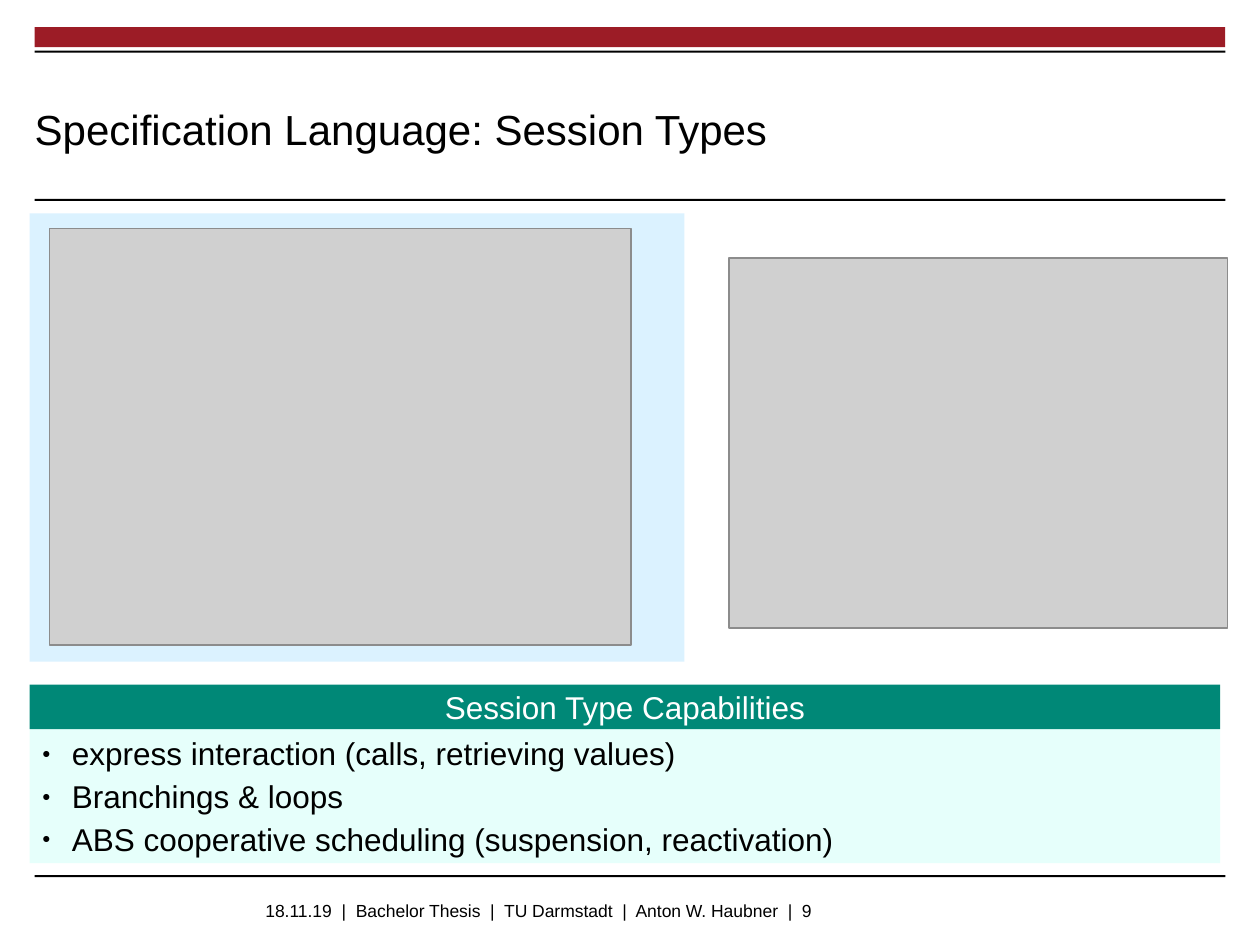
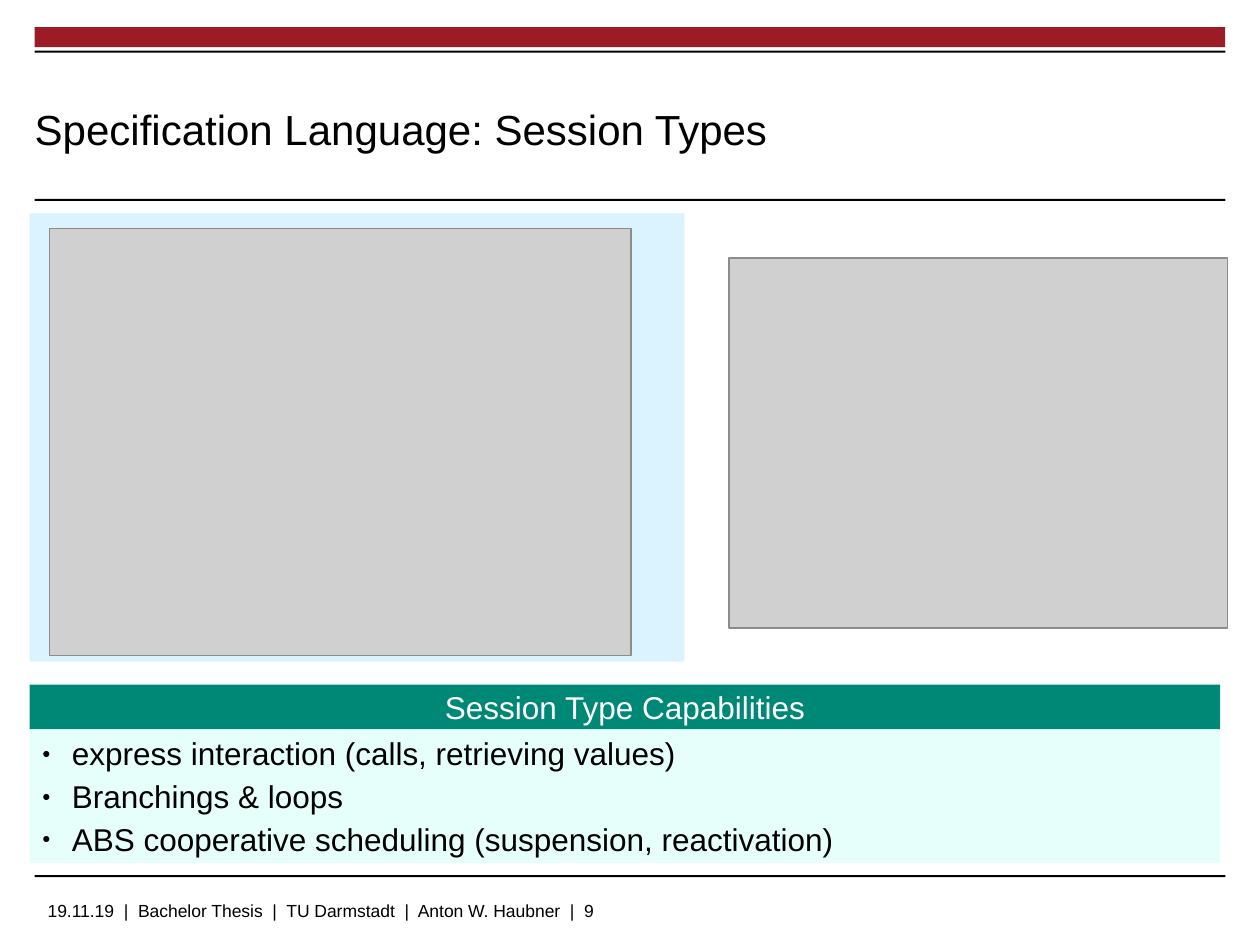
Before and after one commit to ahbnr/sessiontypeabs-final-presentation, a slide deck: slide 9 of sessiontypeabs-final-presentation.odp. Drawn at 1260x945 pixels with LibreOffice and Linux fonts; fonts in the diff are those of the drawing; grey boxes stand for pictures; background and template pictures are left out. Boxes give left, top, right and bottom in pixels: in the first picture for what was removed or moved away, otherwise in the second. Text is boxed around its words. In the diff, an @@ line names an element or a change of style, - is before the commit and + after.

```diff
--- a/sessiontypeabs-final-presentation.odp
+++ b/sessiontypeabs-final-presentation.odp
@@ picture: place and size @@
-picture at (49,228,630,645)
+picture at (49,228,630,655)
@@ text at (48,904,594,917): text changed @@
-18.11.19 | Bachelor Thesis | TU Darmstadt | Anton W. Haubner | 9
+19.11.19 | Bachelor Thesis | TU Darmstadt | Anton W. Haubner | 9
```
Also in this commit, not shown: 8 other slides changed, 1 slide added, 2 slides removed, 6 other files.
